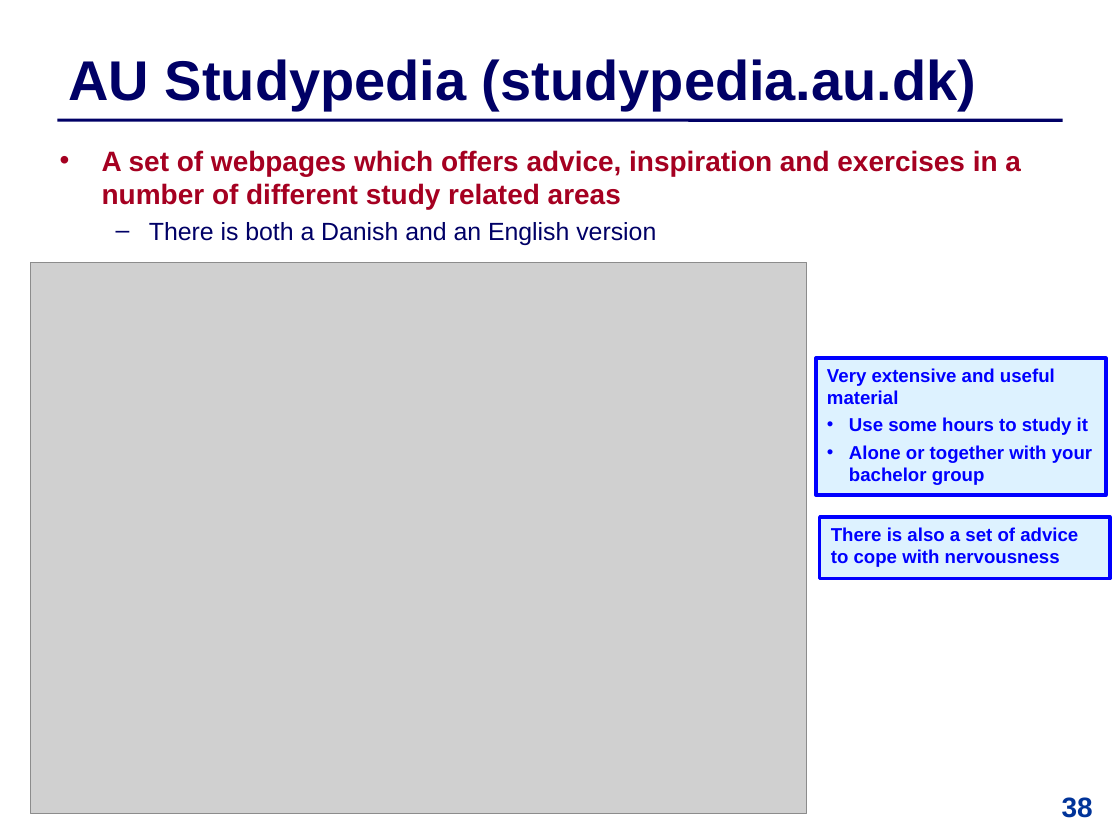
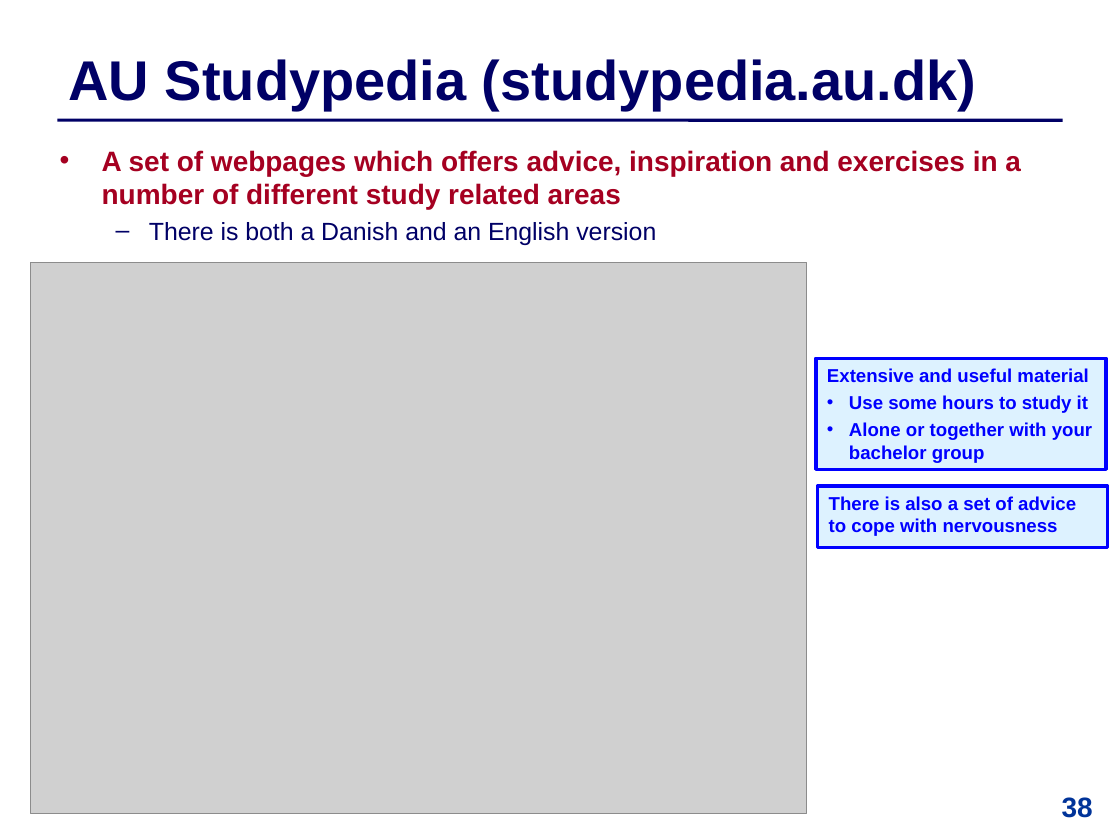
Before and after one commit to IntProgAU/Materiale, a slide deck: slide 38 of web/b25/2 Academic Writing and Oral Presentation.pptx. Drawn at 1120x840 pixels with LibreOffice and Linux fonts; fonts in the diff are those of the drawing; grey boxes stand for pictures. Boxes give left, top, right and bottom in pixels: in the first picture for what was removed or moved away, otherwise in the second. Text is boxed around its words. In the diff, an @@ line names an element or a change of style, - is before the commit and + after.

```diff
--- a/web/b25/2 Academic Writing and Oral Presentation.pptx
+++ b/web/b25/2 Academic Writing and Oral Presentation.pptx
@@ rectangle "Extensive and useful material": place and size @@
-rectangle "Extensive and useful material" at box(815, 358, 1105, 495)
+rectangle "Extensive and useful material" at box(815, 358, 1105, 469)
@@ text in rectangle at box(827, 368, 1088, 382): text changed @@
-Very extensive and useful material
+Extensive and useful material
@@ rectangle "There is also a set ...": place and size @@
-rectangle "There is also a set ..." at box(820, 517, 1110, 579)
+rectangle "There is also a set ..." at box(818, 486, 1108, 548)
```
Also in this commit, not shown: 7 other slides changed.
